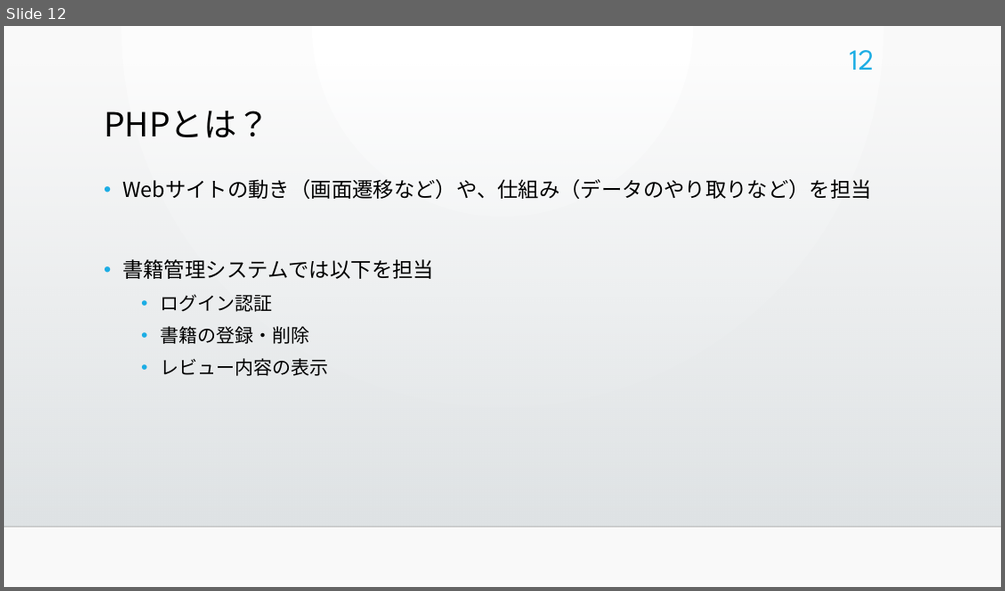
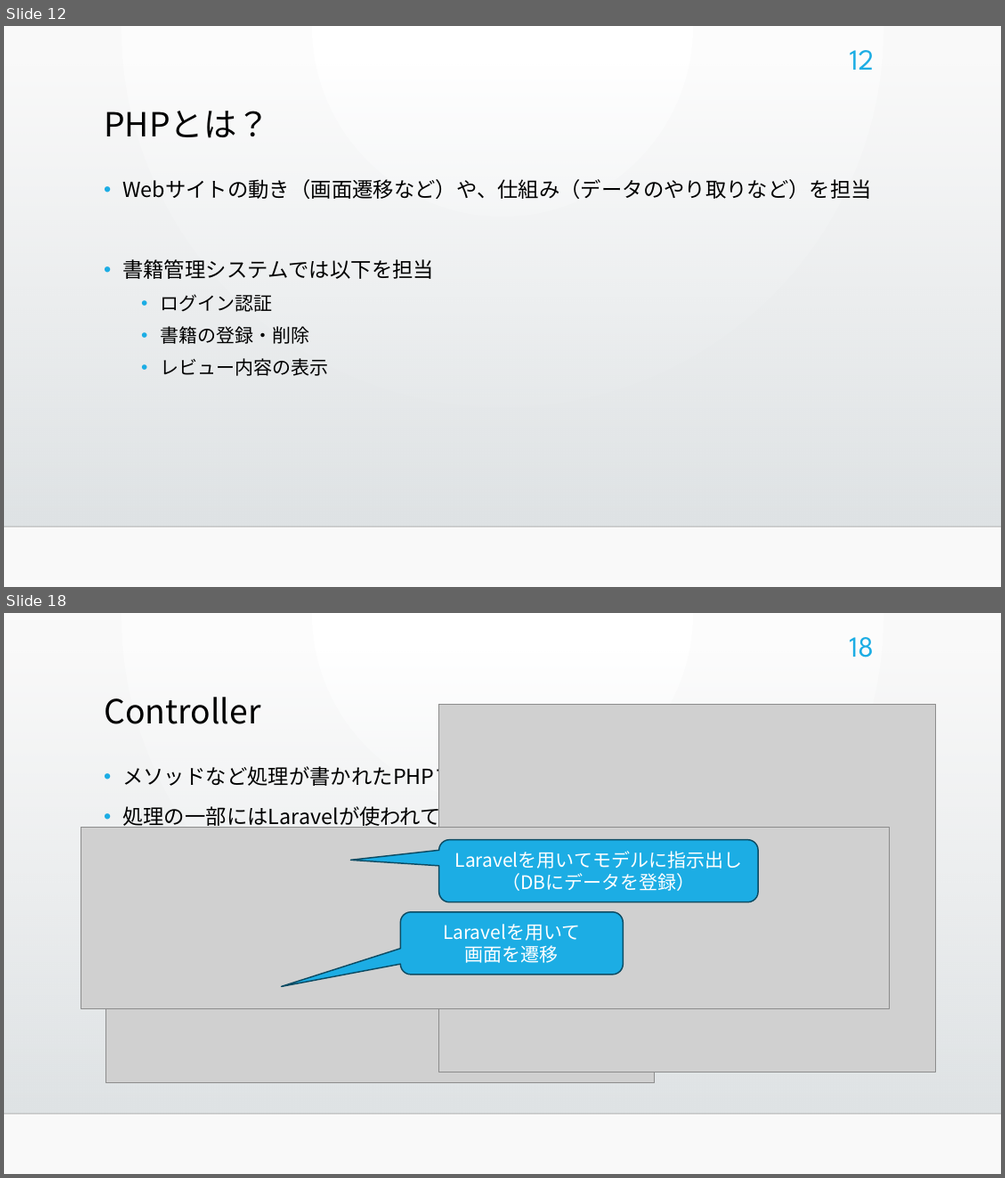
Before and after one commit to bicity2/ICT_GP, a slide deck: 00_参照ファイル/10_管理/書籍管理システム.pptx. Shown one above the other, each under a label of ours: slide 12 before the commit, slides 12 and 18 after it; the slides between them are not shown. The pictures are 1005x591 and 1005x1178 pixels, drawn with LibreOffice and Linux fonts; fonts in the diff are those of the drawing; grey boxes stand for pictures; background and template pictures are left out. Boxes give left, top, right and bottom in pixels: in the first picture for what was removed or moved away, otherwise in the second. Text is boxed around its words. In the diff, an @@ line names an element or a change of style, - is before the commit and + after.

```diff
--- a/00_参照ファイル/10_管理/書籍管理システム.pptx
+++ b/00_参照ファイル/10_管理/書籍管理システム.pptx
@@ slide 18 added at [4,613,1001,1174], background gradient #FFFFFF to #FAFAFA; not listed: 2 template elements that a slide beside it also shows @@
@@ page number added at [849,637,874,657], 28 pt, text #1CADE4 @@
+18
@@ title added at [104,697,260,724], 32 pt, text #000000 @@
+Controller
@@ picture added at [439,705,936,1071] @@
@@ text added at [122,763,518,827], 20 pt, text #000000 @@
+• メソッドなど処理が書かれたPHPファイル
+• 処理の一部にはLaravelが使われている
@@ picture added at [81,827,890,1008] @@
@@ picture added at [106,840,654,1083] @@
@@ rounded speech box added at [439,840,759,901], fill #1CADE4, outline #0C4C64 1.25 pt, 18 pt, text #FFFFFF @@
+Laravelを用いてモデルに指示出し
+（DBにデータを登録）
@@ rounded speech box added at [400,912,623,974], fill #1CADE4, outline #0C4C64 1.25 pt, 18 pt, text #FFFFFF @@
+Laravelを用いて
+画面を遷移
```
Also in this commit, not shown: 5 slides changed, 4 other slides added, 1 slide removed.
